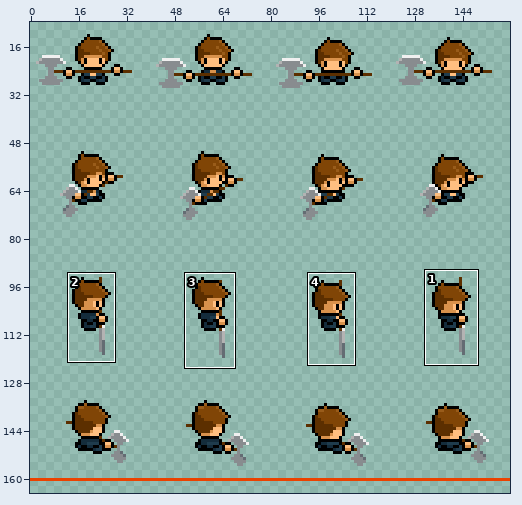
A sprite sheet gets an edit: graphics/joseph/joseph_idle_sprite_sheet.png. The first picture is a wide view before the edit; the outline marks the close-up.
Close-up. First the earlier version:
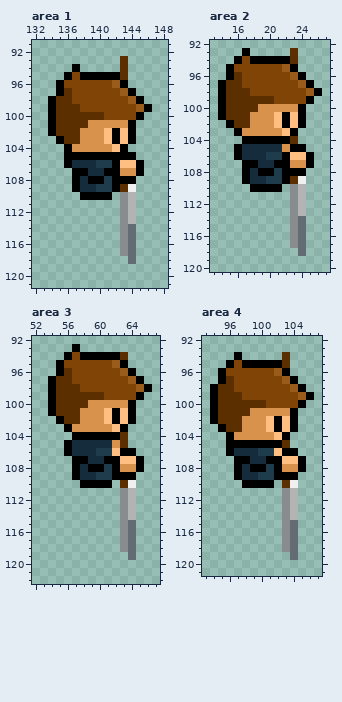
The file is 160x320 pixels. Colours within 5 levels of each other are drawn and written as one. Shown: area 1: x 132..148, y 91..121; area 2: x 13..27, y 92..120; area 3: x 52..67, y 92..122; area 4: x 93..107, y 92..121. The wide view leaves out empty margins. The commit also changed other parts of the picture, which this record leaves out.
And afterwards:
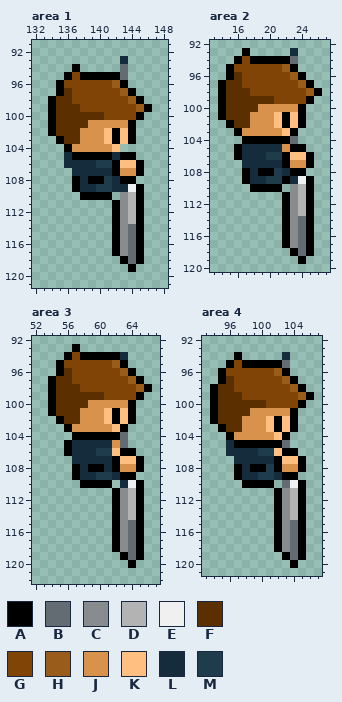
Palette (. is transparent): A #000000  B #646c73  C #888c8f  D #b3b3b3  E #f0f0f0  F #5c2f00  G #804506  H #995c1a  J #d9924c  K #ffbf80  L #142c3b  M #1f3c4d
Diff:
--- area 1
@@ x 141..145 @@
  92 .....
- 93 ..F..
- 94 ..F..
- 95 AAF..
+ 93 ..L..
+ 94 ..B..
+ 95 AAB..
  96 GHA..
@@ x 132..148 @@
 103 ...AFFJJJKAKA....
-104 ....AJJJJJKA.....
-105 ....AAAAAAAAA....
-106 ....ALLLMMAKKA...
-107 .....AALLAAJJA...
-108 .....ALAAMAAA....
-109 .....ALLMMAFE....
-110 ......AAAA.CD....
-111 ...........CD....
-112 ...........CD....
-113 ...........CD....
-114 ...........CB....
-115 ...........CB....
-116 ...........CB....
-117 ...........CB....
-118 ............B....
-119 .................
+104 ....AJJJJJK......
+105 ....LAAAAALAA....
+106 ....LLLLMMAKKA...
+107 .....LLLLLAJJA...
+108 .....ALAAMLAA....
+109 .....ALLMMLLEA...
+110 ......AAAA.CDA...
+111 ..........ACDA...
+112 ..........ACDA...
+113 ..........ACDA...
+114 ..........ACBA...
+115 ..........ACBA...
+116 ..........ACBA...
+117 ..........ACBA...
+118 ...........ABA...
+119 ............A....
 120 .................
--- area 2
@@ x 21..25 @@
  92 .....
- 93 ..F..
- 94 AAF..
+ 93 ..L..
+ 94 AAB..
  95 GHA..
@@ x 13..27 @@
 103 ...AJJJJJKA....
-104 ....AAAAAAF....
+104 ....AAAAAAB....
 105 ...ALLLLLJAA...
 106 ...ALLLMMAKKA..
-107 ....AALLAAJJA..
-108 ....ALAAMAAA...
-109 ....ALLMMAFE...
-110 .....AAAA.CD...
-111 ..........CD...
-112 ..........CD...
-113 ..........CD...
-114 ..........CB...
-115 ..........CB...
-116 ..........CB...
-117 ..........CB...
-118 ...........B...
-119 ...............
+107 ....LLLLLAJJA..
+108 ....ALAAMLAA...
+109 ....ALLMMALEA..
+110 .....AAAA.CDA..
+111 .........ACDA..
+112 .........ACDA..
+113 .........ACDA..
+114 .........ACBA..
+115 .........ACBA..
+116 .........ACBA..
+117 .........ACBA..
+118 ..........ABA..
+119 ...........A...
 120 ...............
--- area 3
@@ x 61..65 @@
  93 .....
- 94 AAF..
+ 94 AAL..
  95 GHA..
@@ x 52..67 @@
 103 ....AJJJJJKA....
-104 .....AAAAAAF....
-105 ....ALLLLLJF....
+104 .....AAAAAAB....
+105 ....ALLLLLJB....
 106 ....ALLLMMKAA...
-107 .....AALLAAKKA..
-108 .....ALAAMAJJA..
-109 .....ALLMMAAA...
-110 ......AAAA.FE...
-111 ...........CD...
-112 ...........CD...
-113 ...........CD...
-114 ...........CD...
-115 ...........CB...
-116 ...........CB...
-117 ...........CB...
-118 ...........CB...
-119 ............B...
-120 ................
+107 .....LLLLLAKKA..
+108 .....ALAALAJJA..
+109 .....ALLMMLAA...
+110 ......AAAA.LEA..
+111 ..........ACDA..
+112 ..........ACDA..
+113 ..........ACDA..
+114 ..........ACDA..
+115 ..........ACBA..
+116 ..........ACBA..
+117 ..........ACBA..
+118 ..........ACBA..
+119 ...........ABA..
+120 ............A...
 121 ................
--- area 4
@@ x 101..105 @@
  93 .....
- 94 ..F..
- 95 AAF..
+ 94 ..L..
+ 95 AAB..
  96 GHA..
@@ x 93..107 @@
 104 ...AJJJJJKA....
-105 ...AAAAAAAF....
-106 ...ALLLMMKAA...
-107 ....AALLAAKKA..
+105 ...LAAAAAAB....
+106 ...LLLLMMKAA...
+107 ....LLLLLAKKA..
 108 ....ALAAMAJJA..
-109 ....ALLMMAAA...
-110 .....AAAA.FE...
-111 ..........CD...
-112 ..........CD...
-113 ..........CD...
-114 ..........CD...
-115 ..........CB...
-116 ..........CB...
-117 ..........CB...
-118 ..........CB...
-119 ...........B...
-120 ...............
+109 ....ALLMMLAA...
+110 .....AAAA.BEA..
+111 .........ACDA..
+112 .........ACDA..
+113 .........ACDA..
+114 .........ACDA..
+115 .........ACBA..
+116 .........ACBA..
+117 .........ACBA..
+118 .........ACBA..
+119 ..........ABA..
+120 ...........A...
 121 ...............
Boxes around the changes in both close-ups, in picture pixels (x1, y1, x2, y2):
changed: (120, 56, 128, 80)
changed: (64, 144, 144, 272)
changed: (290, 48, 298, 64)
changed: (242, 136, 314, 264)
changed: (120, 352, 128, 360)
changed: (72, 432, 144, 568)
changed: (282, 352, 290, 368)
changed: (226, 440, 306, 568)
